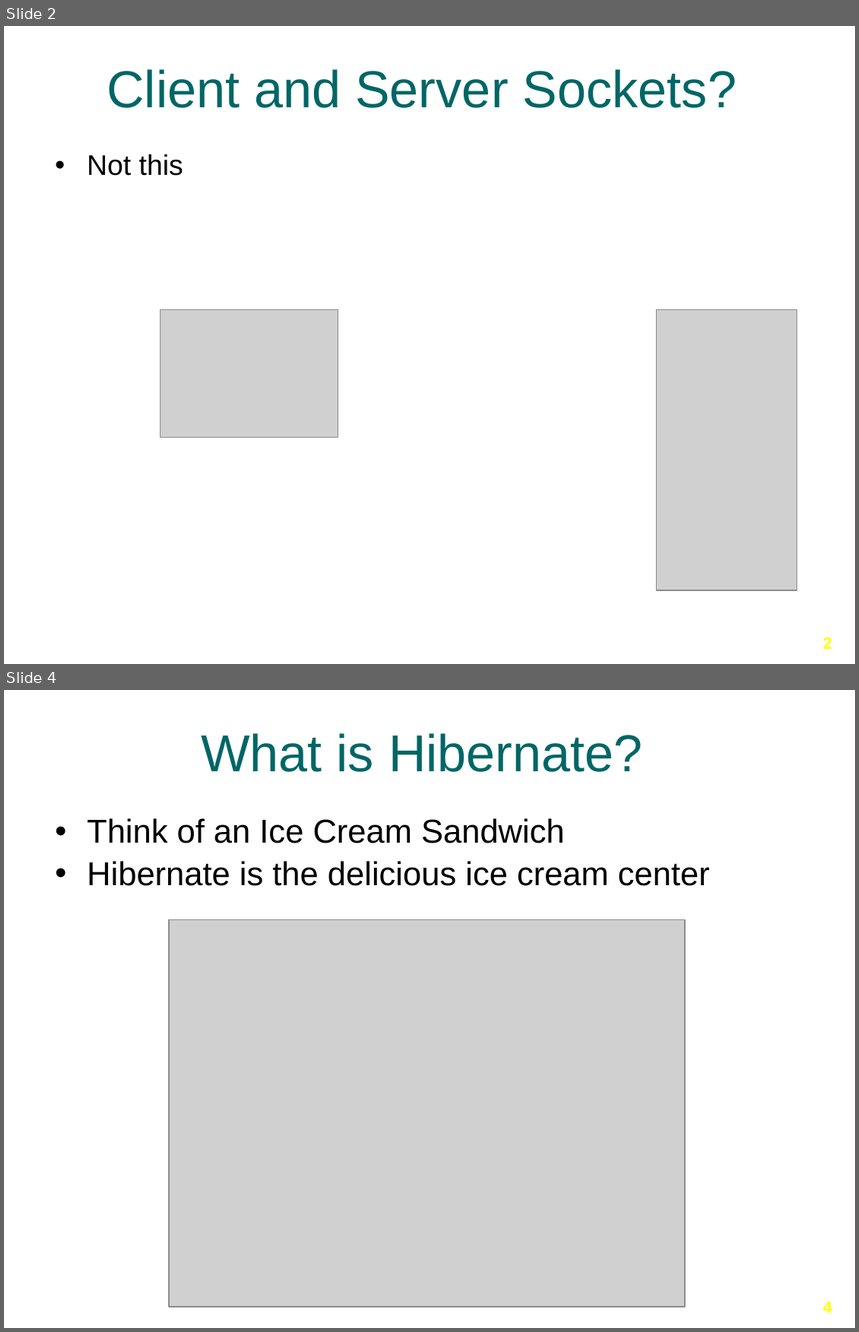
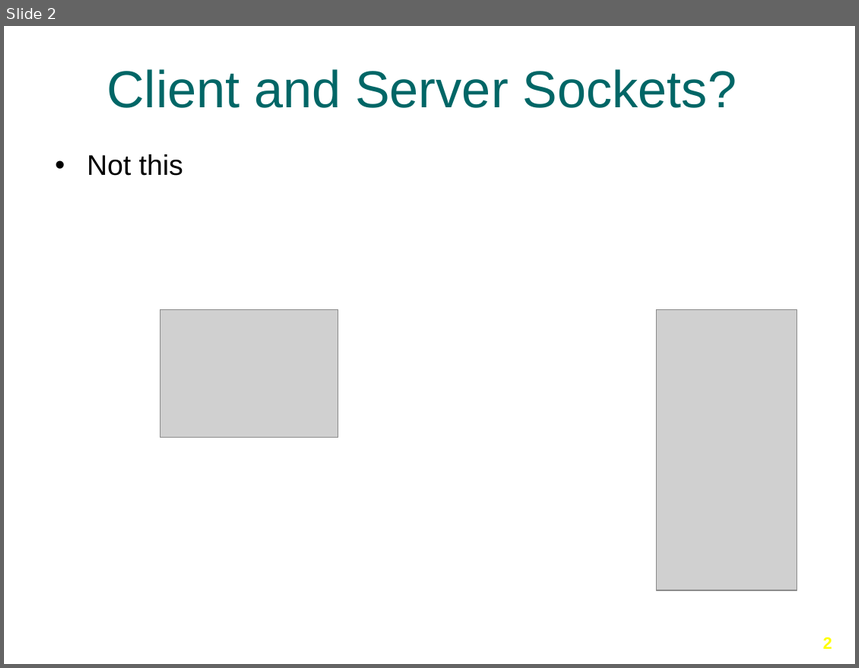
Before and after one commit to Ansilacerda/CIT360-Portfolio, a slide deck: Presentations/Client and Server Sockets/Client-Server-Sockets.pptx. Shown one above the other, each under a label of ours: slides 2 and 4 before the commit, slide 2 after it; the slides between them are not shown. The pictures are 859x1332 and 859x668 pixels, drawn with LibreOffice and Linux fonts; fonts in the diff are those of the drawing; grey boxes stand for pictures; background and template pictures are left out. Boxes give left, top, right and bottom in pixels: in the first picture for what was removed or moved away, otherwise in the second. Text is boxed around its words. In the diff, an @@ line names an element or a change of style, - is before the commit and + after.

```diff
--- a/Presentations/Client and Server Sockets/Client-Server-Sockets.pptx
+++ b/Presentations/Client and Server Sockets/Client-Server-Sockets.pptx
@@ slide 4 removed at [4, 690, 855, 1328], background picture (left out) @@
@@ title removed at [201, 733, 643, 772] @@
-What is Hibernate?
@@ text removed at [87, 818, 710, 886] @@
-• Think of an Ice Cream Sandwich
-• Hibernate is the delicious ice cream center
@@ picture removed at [169, 920, 685, 1307] @@
@@ page number removed at [823, 1302, 832, 1313] @@
-4
```
Also in this commit, not shown: 1 slide changed, 9 slides added, 7 other slides removed, 23 other files.
